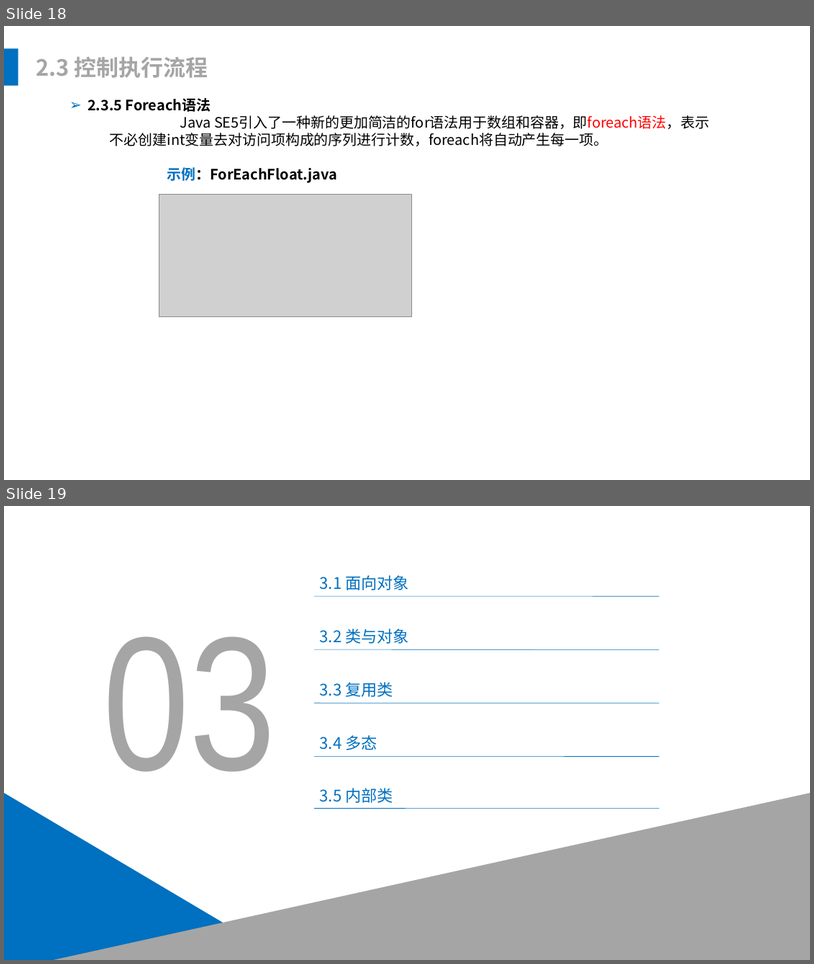
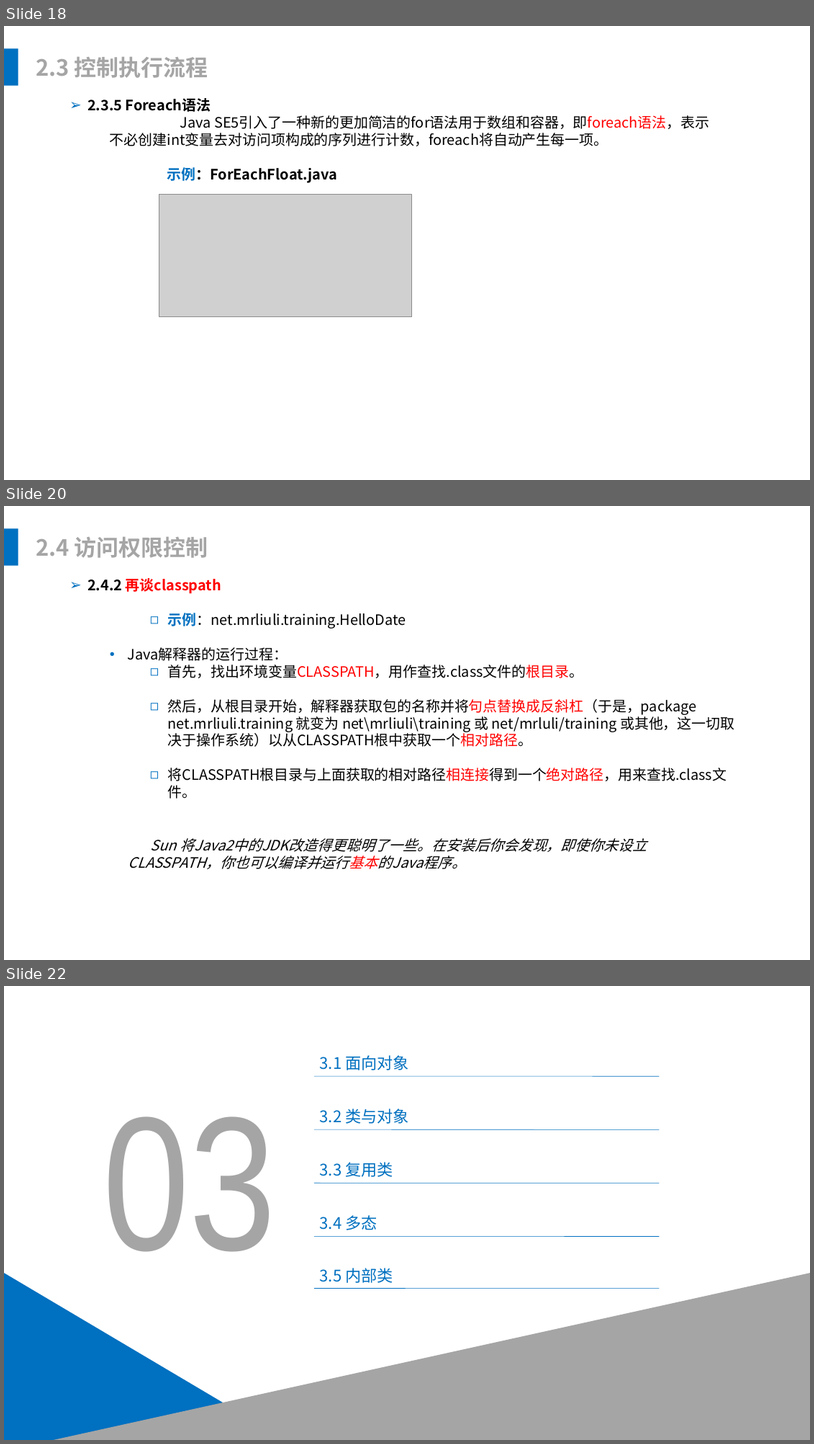
Before and after one commit to leonliu06/JavaTrainning, a slide deck: Java基础培训.pptx. Shown one above the other, each under a label of ours: slides 18 and 19 before the commit, slides 18, 20 and 22 after it; the slides between them are not shown. The pictures are 814x964 and 814x1444 pixels, drawn with LibreOffice and Linux fonts; fonts in the diff are those of the drawing; grey boxes stand for pictures. Boxes give left, top, right and bottom in pixels: in the first picture for what was removed or moved away, otherwise in the second. Text is boxed around its words. In the diff, an @@ line names an element or a change of style, - is before the commit and + after.

```diff
--- a/Java基础培训.pptx
+++ b/Java基础培训.pptx
@@ slide 20 added at [4,506,810,960], background #FFFFFF @@
@@ rectangle added at [4,529,18,566], fill #0070C0 @@
@@ text added at [36,537,208,558], 28 pt, text #A5A5A5, bold @@
+2.4 访问权限控制
@@ text added at [88,578,735,798], 18 pt, text #000000 @@
+➢ 2.4.2 再谈classpath
+    ◻ 示例：net.mrliuli.training.HelloDate
+  • Java解释器的运行过程：
+    ◻ 首先，找出环境变量CLASSPATH，用作查找.class文件的根目录。
+    ◻ 然后，从根目录开始，解释器获取包的名称并将句点替换成反斜杠（于是，package net.mrliuli.training 就变为 net\mrliuli\training 或 net/mrluli/training 或其他，这一切取决于操作系统）以从CLASSPATH根中获取一个相对路径。
+    ◻ 将CLASSPATH根目录与上面获取的相对路径相连接得到一个绝对路径，用来查找.class文件。
@@ text added at [129,838,648,869], 18 pt, text #000000, italic @@
+Sun 将Java2中的JDK改造得更聪明了一些。在安装后你会发现，即使你未设立CLASSPATH，你也可以编译并运行基本的Java程序。
@@ what was slide 19 is now slide 22 @@
```
Also in this commit, not shown: 3 slides changed, 3 other slides added, 2 slides removed, 3 other files.
